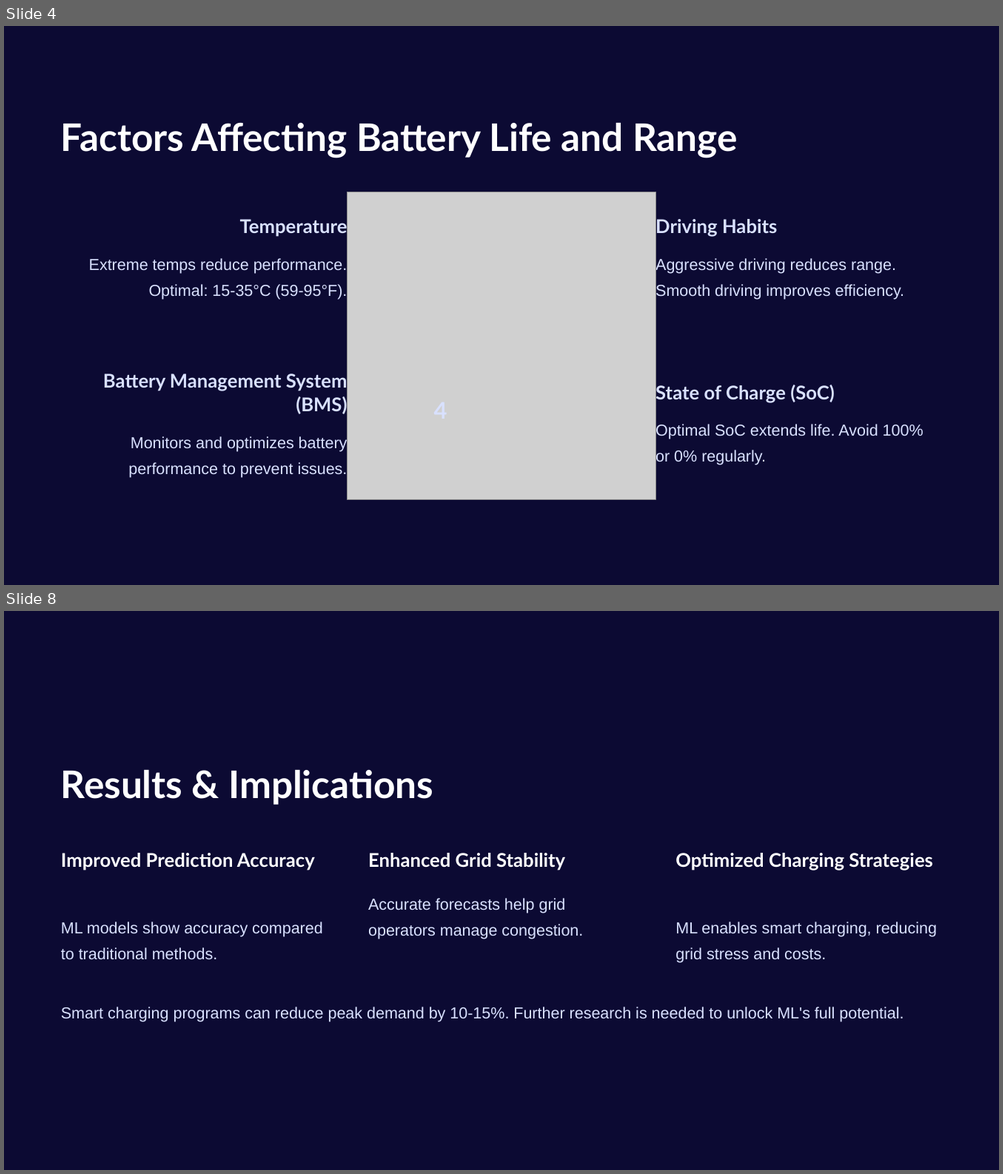
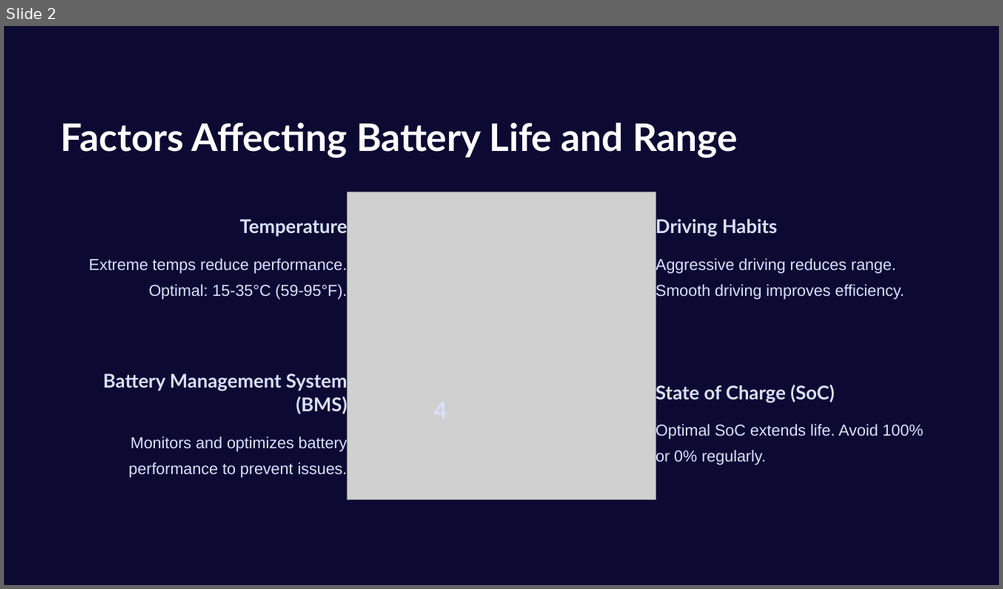
Before and after one commit to parvabarbhaya/EV_project, a slide deck: capstone_project_ppt.pptx. Shown one above the other, each under a label of ours: slides 4 and 8 before the commit, slide 2 after it; the slides between them are not shown. The pictures are 1003x1174 and 1003x589 pixels, drawn with LibreOffice and Linux fonts; fonts in the diff are those of the drawing; grey boxes stand for pictures; background and template pictures are left out. Boxes give left, top, right and bottom in pixels: in the first picture for what was removed or moved away, otherwise in the second. Text is boxed around its words. In the diff, an @@ line names an element or a change of style, - is before the commit and + after.

```diff
--- a/capstone_project_ppt.pptx
+++ b/capstone_project_ppt.pptx
@@ slide 8 removed at [4, 611, 999, 1170], background gradient #C1D5DE to #C8DAE2 to #FFFFFF; not listed: 1 template element that a slide beside it also shows @@
@@ text removed at [61, 769, 433, 805] @@
-Results & Implications
@@ text removed at [61, 853, 315, 871] @@
-Improved Prediction Accuracy
@@ text removed at [368, 853, 565, 871] @@
-Enhanced Grid Stability
@@ text removed at [675, 853, 933, 871] @@
-Optimized Charging Strategies
@@ text removed at [368, 898, 583, 940] @@
-Accurate forecasts help grid operators manage congestion.
@@ text removed at [61, 922, 323, 960] @@
-ML models show accuracy compared to traditional methods.
@@ text removed at [675, 922, 936, 963] @@
-ML enables smart charging, reducing grid stress and costs.
@@ text removed at [61, 1007, 903, 1022] @@
-Smart charging programs can reduce peak demand by 10-15%. Further research is needed to unlock ML's full potential.
@@ what was slide 4 is now slide 2 @@
```
Also in this commit, not shown: 2 slides changed, 7 slides added, 26 other slides removed.
